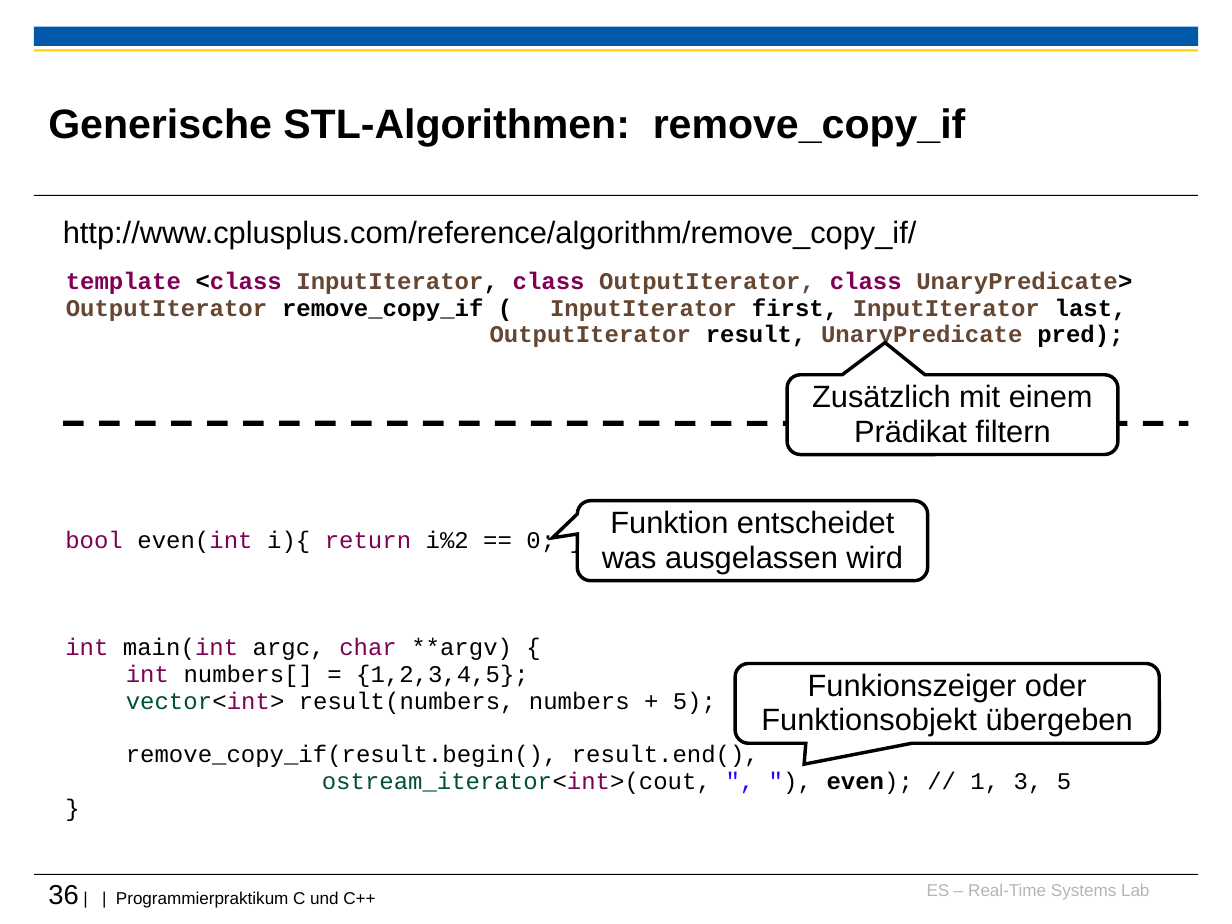
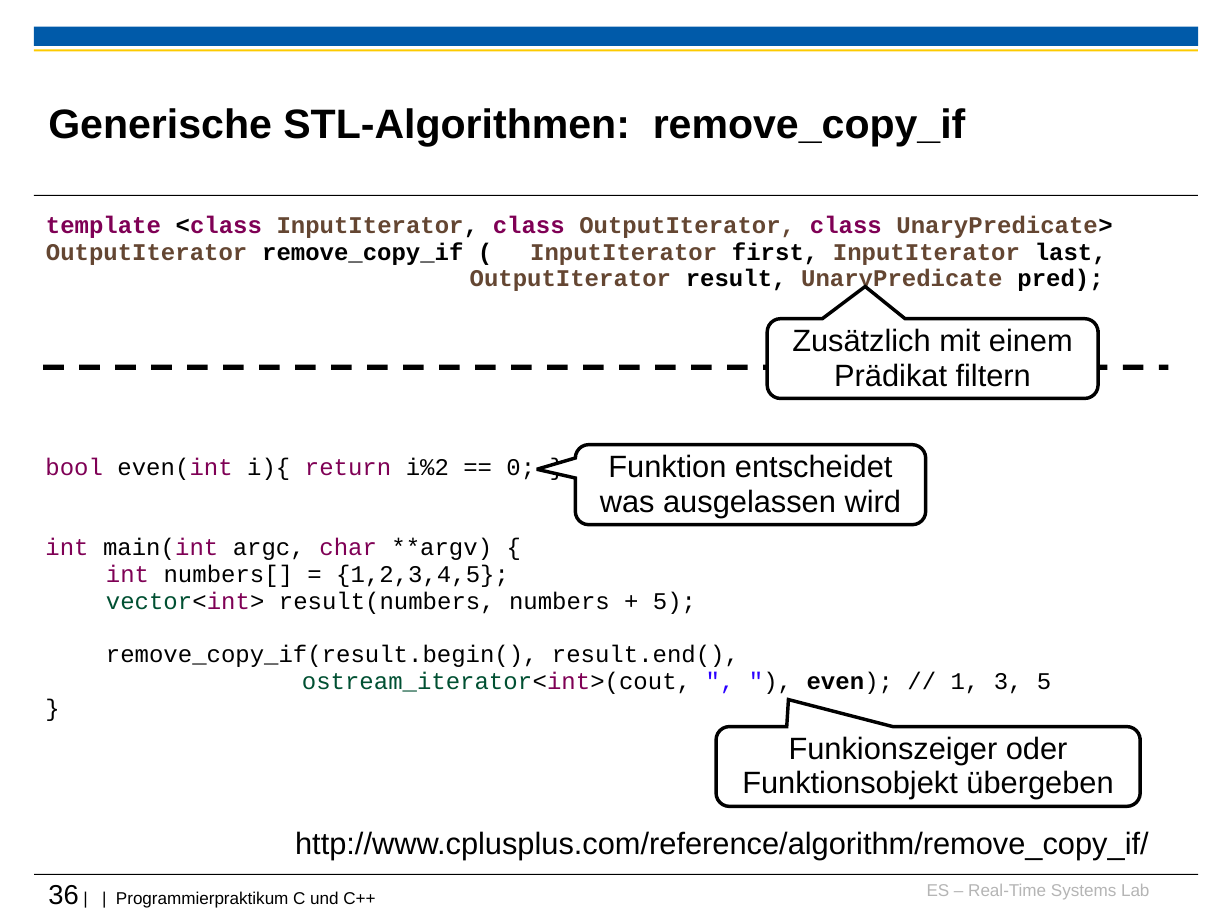
Before and after one commit to h82k/tud-cppp, a slide deck: slide 36 of Vorlesung/4 Fortgeschrittene Themen_F31.ppt. Drawn at 1232x924 pixels with LibreOffice and Linux fonts; fonts in the diff are those of the drawing; background and template pictures are left out. Boxes give left, top, right and bottom in pixels: in the first picture for what was removed or moved away, otherwise in the second. Text is boxed around its words. In the diff, an @@ line names an element or a change of style, - is before the commit and + after.

```diff
--- a/Vorlesung/4 Fortgeschrittene Themen_F31.ppt
+++ b/Vorlesung/4 Fortgeschrittene Themen_F31.ppt
@@ 1 rounded speech box, 1 text, 1 line: place and size @@
-1 rounded speech box, 1 text, 1 line at [63,272,1189,455]
+1 rounded speech box, 1 text, 1 line at [43,216,1168,399]
@@ text "bool even(int i){ return i%2 ..." rewrapped from [65,531,1071,794] to [45,458,1051,694] @@
@@ rounded speech box "Funktion entscheidet was ausgelassen wird": place and size @@
-rounded speech box "Funktion entscheidet was ausgelassen wird" at [578,500,928,580]
+rounded speech box "Funktion entscheidet was ausgelassen wird" at [575,445,925,525]
@@ rounded speech box "Funktion entscheidet was ausgelassen wird" at [575,445,925,525]: proportions changed @@
@@ rounded speech box "Funkionszeiger oder Funktionsobjekt übergeben" at [716,727,1140,807]: proportions changed @@
@@ rounded speech box "Funkionszeiger oder Funktionsobjekt übergeben": place and size @@
-rounded speech box "Funkionszeiger oder Funktionsobjekt übergeben" at [736,664,1159,744]
+rounded speech box "Funkionszeiger oder Funktionsobjekt übergeben" at [716,727,1140,807]
@@ text "http://www.cplusplus.com/reference/algorithm/remove_copy_if/": place and size @@
-text "http://www.cplusplus.com/reference/algorithm/remove_copy_if/" at [63,220,917,249]
+text "http://www.cplusplus.com/reference/algorithm/remove_copy_if/" at [295,831,1149,860]
```
Also in this commit, not shown: 21 other slides changed.
